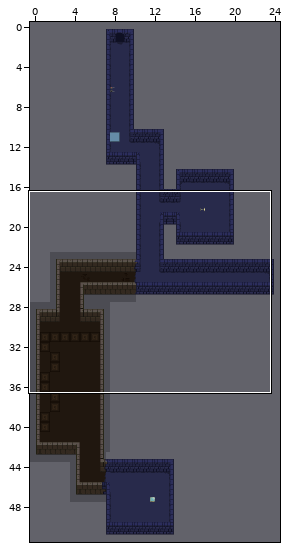
Tiled map -- assets/map.tmx. The picture above shows the old version from afar; the outline marks the close-up.
Close-up. Before the edit:
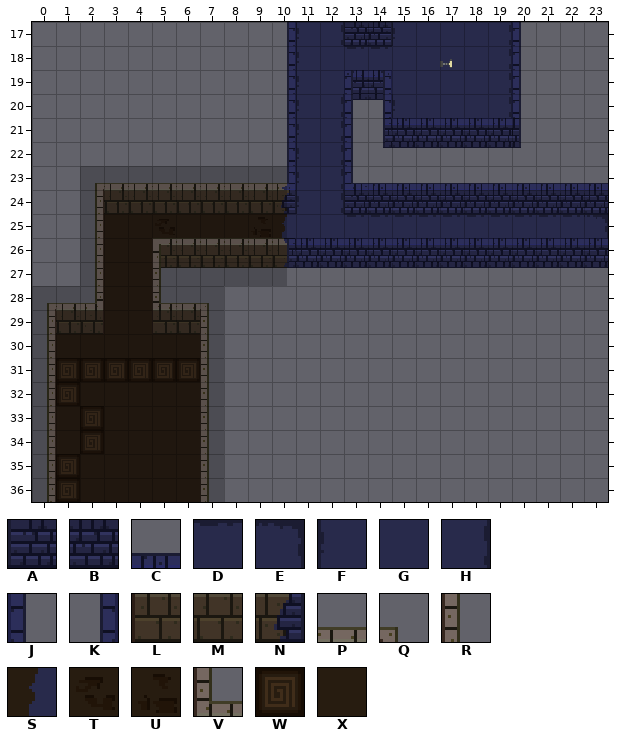
Cells are 16x16 px. Shown: x 0..23, y 17..36. The commit also changed other parts of the map, which this record leaves out.
Key: from "tileset": A 3, B 4, C 14, D 17, E 18, F 32, G 33, H 34, J 35, K 37, L 60, M 61, N 73, P 77, Q 78, R 94, S 104, T 106, U 107, V 110, W 122, X 127.
_ is an empty cell, # one hidden under a higher layer.
Layers that did not change in this view are not listed.
Layer "background" before, first column x 5:
24 MMMMMNFHABBBBBBBBBB
25 TXXXUSGGDDDDDDDDDDE
26 ##############__###
27 R__________________
28 VPQ________________
29 LMR________________
30 XXR________________
31 WWR________________
32 XXR________________
33 XXR________________
34 XXR________________
35 XXR________________
36 XXR________________
After:
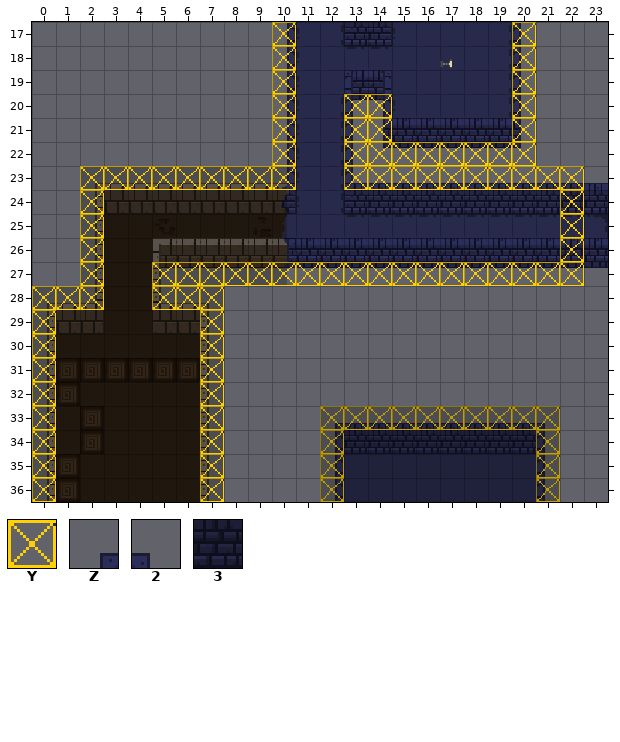
Further tiles: from "tileset": Y 0, Z 19, 2 21, 3 88.
Tiles of an added or newly shown layer are drawn over the layers below it.
See-through tiles are keyed as they look on the map.
Difference:
Layer "background":
y 33: x 12..21 __________ -> ZCCCCCCCC2
y 34: x 12..21 __________ -> KBBBBBBBBJ
y 35..36: x 12..21 __________ -> KGGGGGGGGJ
Layer "collision" (now shown):
y 17..19: x 10 _ -> Y; x 20 _ -> Y
y 20..21: x 10 _ -> Y; x 13..14 __ -> YY; x 20 _ -> Y
y 22: x 10 _ -> Y; x 13..20 ________ -> YYYYYYYY
y 23: x 2..10 _________ -> YYYYYYYYY; x 13..22 __________ -> YYYYYYYYYY
y 24..26: x 2 _ -> Y; x 22 _ -> Y
y 27: x 2 _ -> Y; x 5..22 __________________ -> YYYYYYYYYYYYYYYYYY
y 28: x 0..2 ___ -> YYY; x 5..7 ___ -> YYY
y 29..32: x 0 _ -> Y; x 7 _ -> Y
y 33: x 0 _ -> Y; x 7 _ -> Y; x 12..21 __________ -> YYYYYYYYYY
y 34..36: x 0 _ -> Y; x 7 _ -> Y; x 12 _ -> Y; x 21 _ -> Y
Layer "hidden" (added):
y 33..36: x 12..21 __________ -> 3333333333
Changed places in both close-ups, as pixel boxes (x1, y1, x2, y2):
added: (32, 22, 584, 502)
